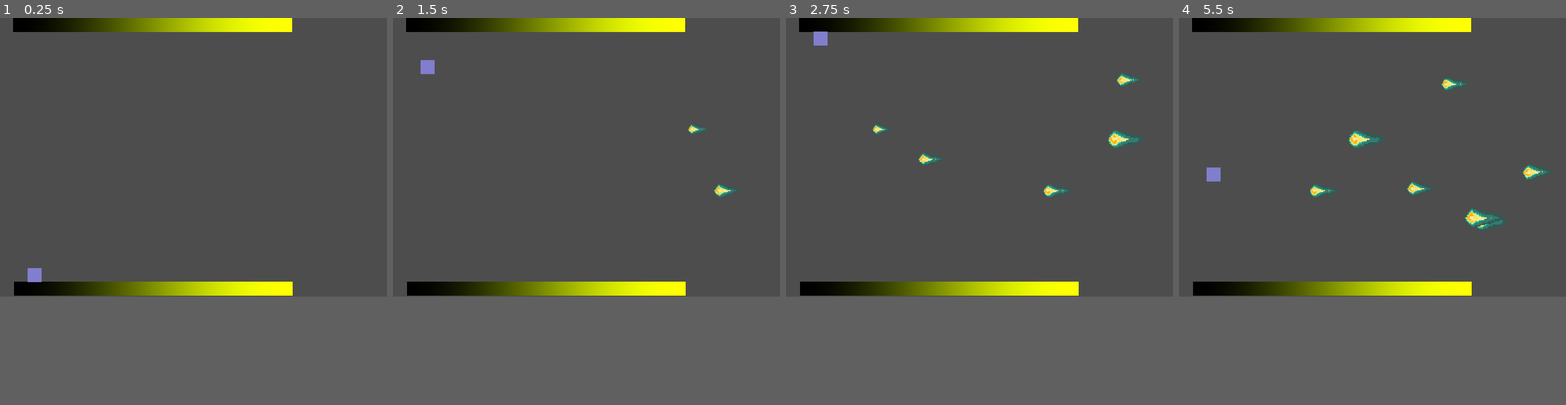
Above: before the commit, frames 1-4 (left to right).
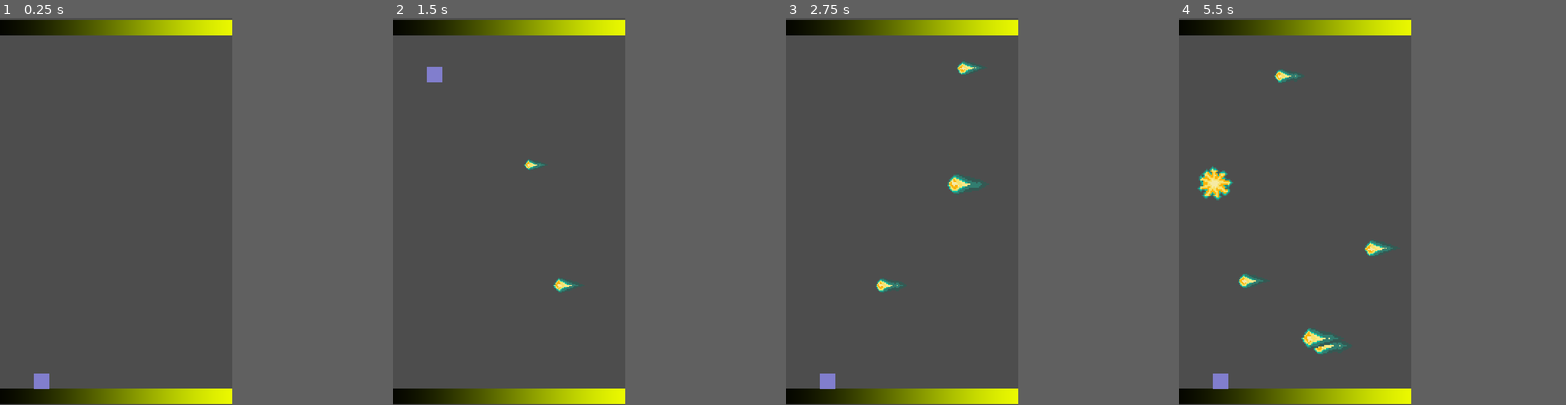
Above: after the commit, the same moments.

Repository: Raikuno/Parryer0-Gravity
Game: Godot game, scene res://Scenes/Stages/Main_Stage.tscn
Same seed, same stepped clock (60 frames per second), same inputs: the game is played once before the commit and once after it.
Inputs:
- Up to frame 1 (0.25 s): no input
- Up to frame 2 (1.5 s): tap Enter (ui_accept) at 0.5, 0.77 s; hold Space (button) 0.53-1.28 s; hold Right (ui_right) from 0.53 s (still down); tap Space (button) at 1.35 s
- Up to frame 3 (2.75 s): tap Enter (ui_accept) at 1.52 s; release Right (ui_right) at 2.03 s; hold Left (ui_left) from 2.03 s (still down); hold Space (button) from 2.03 s (still down)
- Up to frame 4 (5.5 s): release Left (ui_left) at 2.78 s; release Space (button) at 2.78 s; hold Right (ui_right) 2.78-4.28 s; tap Space (button) at 2.85, 4.35 s; tap Enter (ui_accept) at 3.02, 3.77, 4.52 s; hold Space (button) 3.53-4.28 s; hold Left (ui_left) 4.28-5.03 s; hold Right (ui_right) from 5.03 s (still down); hold Space (button) from 5.03 s (still down)
In our replay, the window is 800x576 before the commit and 480x800 after it. These sizes can differ from the game's own. Grey fills any space a smaller window leaves; there, only what the larger window draws over its background counts as a difference.

The runs differ from the first frame. In frame 1, 7.8% of the frame differs, in the area x 0-76%, y 0-100%; in frame 2, 8.1%; in frame 3, 9.1%; in frame 4, 11%, in the area x 0-97%, y 0-100%.

Commit message:
Tweaks in resolution and added sound placeholders

Diff:
--- a/Scenes/Objects/Fireball.tscn
+++ b/Scenes/Objects/Fireball.tscn
@@ -110,3 +110,4 @@
 [connection signal="enemyParry" from="." to="." method="_on_enemy_parry"]
 [connection signal="hitPlayer" from="." to="." method="_on_hit_player"]
 [connection signal="animation_finished" from="AnimationPlayer" to="." method="_on_animation_player_animation_finished"]
+[connection signal="screen_exited" from="VisibleOnScreenNotifier2D" to="." method="destroy"]
--- a/Scenes/Objects/FireballGenerator.tscn
+++ b/Scenes/Objects/FireballGenerator.tscn
@@ -5,7 +5,7 @@
 
 [sub_resource type="Curve2D" id="Curve2D_t1erg"]
 _data = {
-"points": PackedVector2Array(0, 0, 0, 0, 885, 140, 0, 0, 0, 0, 885, 480)
+"points": PackedVector2Array(0, 0, 0, 0, 480, 100, 0, 0, 0, 0, 480, 700)
 }
 point_count = 2
 
@@ -16,7 +16,7 @@
 fireballLocation = NodePath("FireballSpawner")
 
 [node name="FireballSpawner" type="PathFollow2D" parent="."]
-position = Vector2(885, 140)
+position = Vector2(480, 100)
 rotation = 1.5708
 
 [node name="Timer" type="Timer" parent="."]
--- a/Scenes/Objects/Player.tscn
+++ b/Scenes/Objects/Player.tscn
@@ -6,6 +6,8 @@
 [ext_resource type="Script" path="res://Scripts/Player/StateMachine/Ground.gd" id="3_vq5th"]
 [ext_resource type="Script" path="res://Scripts/Player/StateMachine/Air.gd" id="4_6u2hp"]
 [ext_resource type="Script" path="res://Scripts/Player/StateMachine/Parry.gd" id="6_ytnbd"]
+[ext_resource type="AudioStream" uid="uid://diso5st365mkc" path="res://Resources/Sounds/parry_sound_placeholder.wav" id="7_y5x8p"]
+[ext_resource type="AudioStream" uid="uid://cdoq5j6c0glwk" path="res://Resources/Sounds/hit_sound_placeholder.wav" id="8_wgyxo"]
 
 [sub_resource type="QuadMesh" id="QuadMesh_rhkda"]
 size = Vector2(32, 32)
@@ -66,11 +68,12 @@
 "parry_test": ExtResource("2_l4blo")
 }
 
-[node name="Player" type="CharacterBody2D" node_paths=PackedStringArray("state_machine")]
+[node name="Player" type="CharacterBody2D" node_paths=PackedStringArray("state_machine", "hit_sound")]
 collision_layer = 3
 collision_mask = 3
 script = ExtResource("1_qty2n")
 state_machine = NodePath("StateMachine")
+hit_sound = NodePath("HitTEMP")
 
 [node name="MeshInstance2D" type="MeshInstance2D" parent="."]
 mesh = SubResource("QuadMesh_rhkda")
@@ -105,10 +108,19 @@
 script = ExtResource("4_6u2hp")
 assigned_character = NodePath("../..")
 
-[node name="Parry" type="Node" parent="StateMachine" node_paths=PackedStringArray("animation_player", "parry_hitbox", "assigned_character")]
+[node name="Parry" type="Node" parent="StateMachine" node_paths=PackedStringArray("animation_player", "parry_hitbox", "parry_sound", "assigned_character")]
 script = ExtResource("6_ytnbd")
 animation_player = NodePath("../../AnimationPlayer")
 parry_hitbox = NodePath("../../AreaOfParry/ParryHitbox")
+parry_sound = NodePath("../../ParryTEMP")
 assigned_character = NodePath("../..")
 
+[node name="ParryTEMP" type="AudioStreamPlayer" parent="."]
+stream = ExtResource("7_y5x8p")
+volume_db = -20.0
+
+[node name="HitTEMP" type="AudioStreamPlayer" parent="."]
+stream = ExtResource("8_wgyxo")
+volume_db = -20.0
+
 [connection signal="area_entered" from="AreaOfParry" to="StateMachine/Parry" method="parry_collision"]
--- a/Scenes/Stages/Main_Stage.tscn
+++ b/Scenes/Stages/Main_Stage.tscn
@@ -7,13 +7,13 @@
 [node name="Main_Stage" type="Node2D"]
 
 [node name="Ground" parent="." instance=ExtResource("1_ekups")]
-position = Vector2(350, 16)
+position = Vector2(271, 20)
 
 [node name="Ground2" parent="." instance=ExtResource("1_ekups")]
-position = Vector2(352, 622)
+position = Vector2(267, 782)
 
 [node name="Player" parent="." instance=ExtResource("2_jgx66")]
-position = Vector2(79, 578)
+position = Vector2(86, 721)
 
 [node name="FireballGenerator" parent="." instance=ExtResource("3_iytkg")]
 
--- a/Scripts/Player/Player.gd
+++ b/Scripts/Player/Player.gd
@@ -3,6 +3,7 @@
 
 @export var state_machine:State_Machine
 @export var life = 5
+@export var hit_sound:AudioStreamPlayer
 var jump_strength = -500.0
 # Get the gravity from the project settings to be synced with RigidBody nodes.
 var gravity = ProjectSettings.get_setting("physics/2d/default_gravity")
@@ -40,6 +41,7 @@
 	jump_strength *= -1
 
 func damage_player(dmg_amount:int, enable_hit_stop = false, hit_stop_new_time = 1.0, hit_stop_duration = 0.0):
+	hit_sound.play()
 	life -= dmg_amount
 	if(enable_hit_stop):
 		hit_stop(hit_stop_new_time, hit_stop_duration)
--- a/Scripts/Player/StateMachine/Parry.gd
+++ b/Scripts/Player/StateMachine/Parry.gd
@@ -2,6 +2,7 @@
 
 @export var animation_player:AnimationPlayer
 @export var parry_hitbox:CollisionShape2D
+@export var parry_sound:AudioStreamPlayer
 #(Override) Anula la funcion de State
 func onEnter():
 	if(not animation_player.animation_finished.is_connected(parry_ended)):
@@ -27,7 +28,8 @@
 
 func parry_collision(area:Area2D):
 	if(area is EnemyType):
+		parry_sound.play()
 		area.parried()
 		assigned_character.resetParry()
-		assigned_character.hit_stop(0.05, 0.1)
+		assigned_character.hit_stop(0.05, 0.2)
 		state_swap.emit(name, "air")
--- a/project.godot
+++ b/project.godot
@@ -17,8 +17,8 @@
 
 [display]
 
-window/size/viewport_width=888
-window/size/viewport_height=640
+window/size/viewport_width=480
+window/size/viewport_height=800
 window/stretch/mode="canvas_items"
 
 [editor_plugins]
@@ -71,3 +71,4 @@
 
 renderer/rendering_method="gl_compatibility"
 renderer/rendering_method.mobile="gl_compatibility"
+textures/vram_compression/import_etc2_astc=true
Not shown, added: Resources/Sounds/hit_sound_placeholder.wav.import
Not shown, added: Resources/Sounds/parry_sound_placeholder.wav.import
Not shown: 1 places in Scenes/Objects/Player.tscn that only renumber resources
Not shown, added: export_presets.cfg
Not shown, added: Resources/Sounds/hit_sound_placeholder.wav
Not shown, added: Resources/Sounds/parry_sound_placeholder.wav
